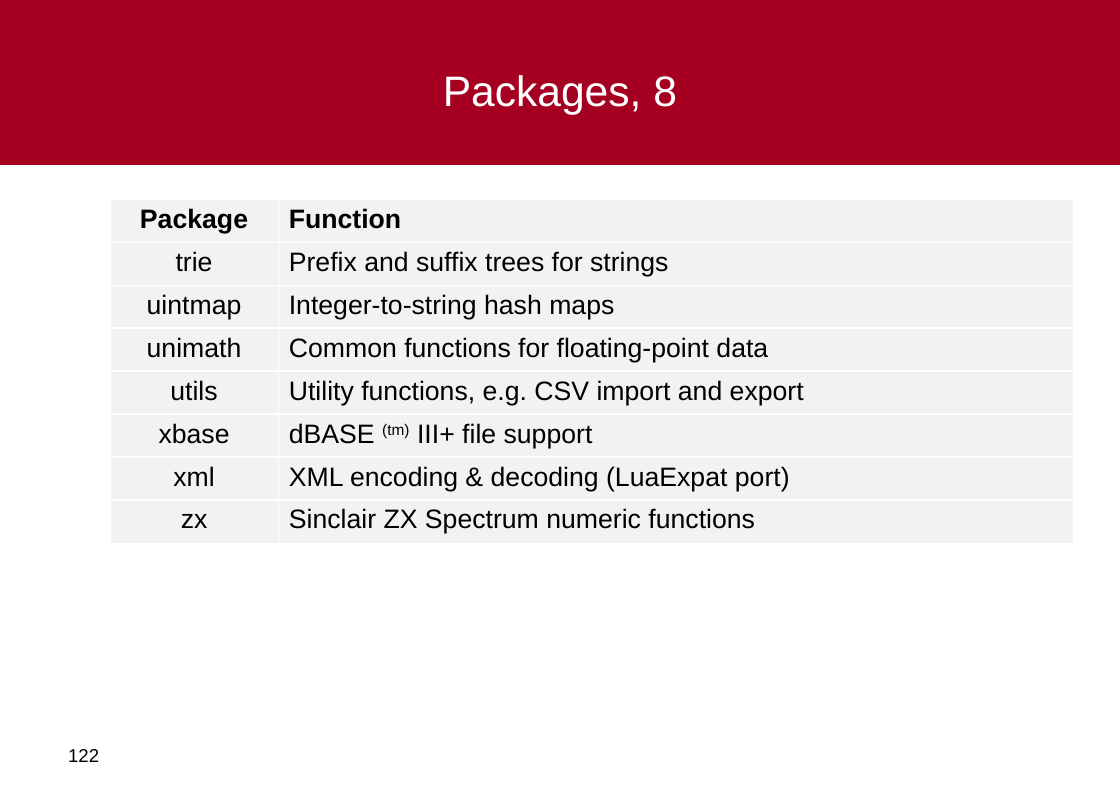
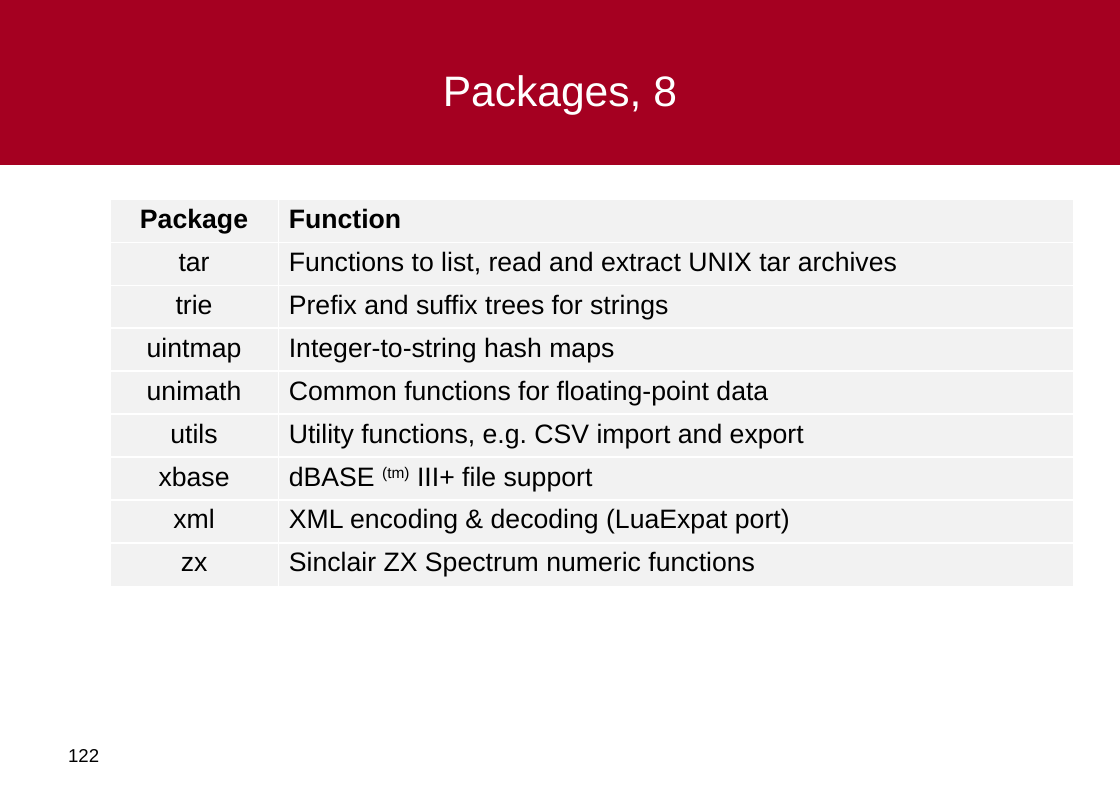
Before and after one commit to al-agena/Agena, a slide deck: slide 122 of doc/agena-crashcourse.ppt. Drawn at 1120x792 pixels with LibreOffice and Linux fonts; fonts in the diff are those of the drawing; background and template pictures are left out. Boxes give left, top, right and bottom in pixels: in the first picture for what was removed or moved away, otherwise in the second. Text is boxed around its words. In the diff, an @@ line names an element or a change of style, - is before the commit and + after.

```diff
--- a/doc/agena-crashcourse.ppt
+++ b/doc/agena-crashcourse.ppt
@@ table at (110, 199, 1073, 584) @@
+row 2: tar | Functions to list, read and extract UNIX tar archives
```
Also in this commit, not shown: 2 other slides changed, 6 other files.
